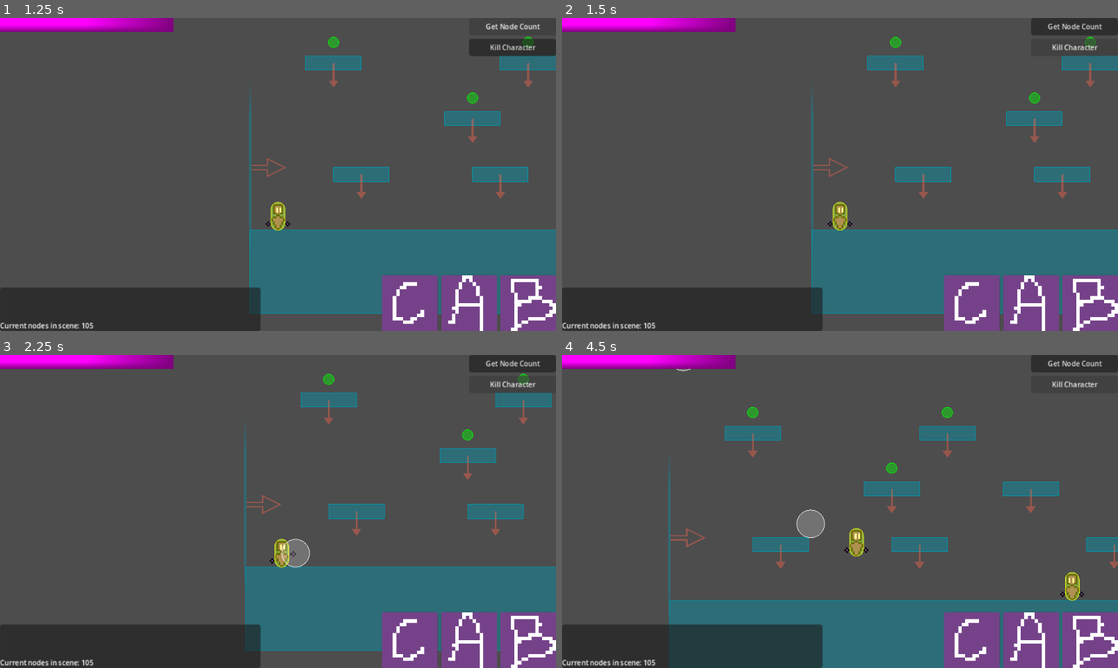
Above: before the commit, frames 1-4 (two rows, left to right).
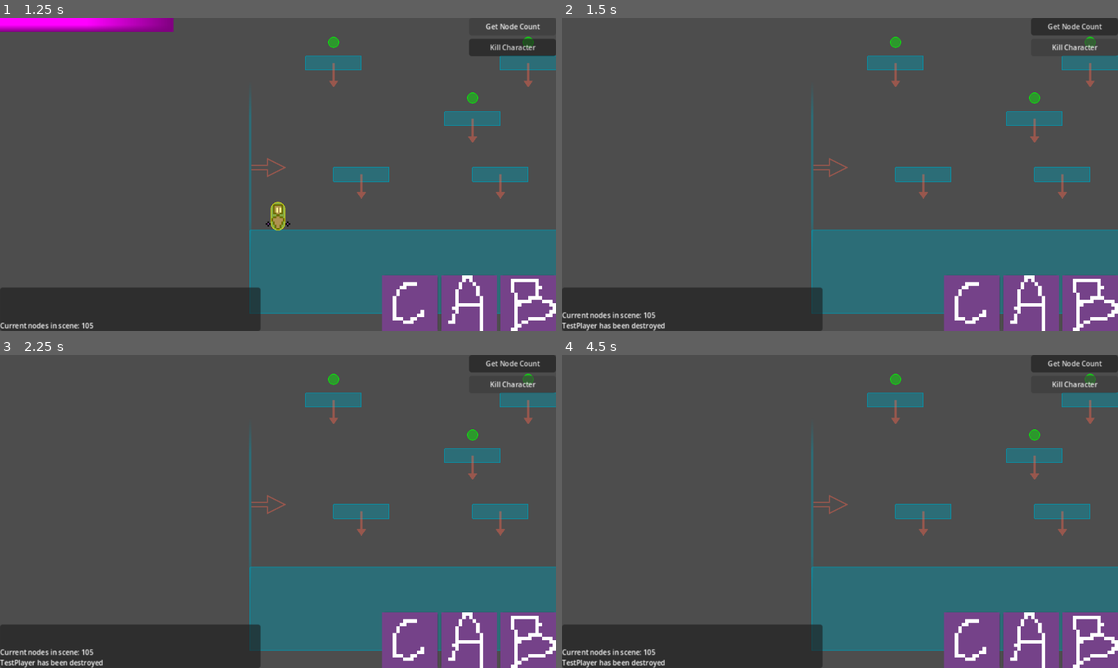
Above: after the commit, the same moments.

Repository: paruparo-dev/dreams-and-nightmares
Game: Godot game, scene res://src/core/Game.tscn
Two runs of this game, one before a commit and one after it. Both use one fixed random seed, a clock stepped at 60 frames per second and the inputs below.
Inputs:
- Up to frame 1 (1.25 s): click "Get Node Count" at 0.5 s
- Up to frame 2 (1.5 s): click "Kill Character" at 1.25 s
- Up to frame 3 (2.25 s): tap Enter at 2 s; hold D (MoveRight) from 2.03 s (still down); tap J (Attack) at 2.1 s
- Up to frame 4 (4.5 s): tap Space (Jump) at 2.27, 3.02 s; tap S (LookDown) at 2.85, 4.35 s; release D (MoveRight) at 3.53 s; hold A (MoveLeft) 3.53-4.28 s; tap J (Attack) at 3.6 s; hold D (MoveRight) from 4.28 s (still down)

Frame 1 is identical in both runs. In frame 2, 2.0% of the frame differs, in the area x 0-53%, y 0-100%; in frame 3, 3.9%; in frame 4, 18%, in the area x 0-100%, y 0-100%.
Error before the commit: Invalid call. Nonexistent function 'get_component' in base 'CharacterBody2D (TestPlayer)'. (res://src/debug/KillCharacterButton.gd:15)

Commit message:
feat: add `get_component` utility to `Character` and improve `ChasingState` target handling
- implemented `get_component` method in `Character.gd` for script-based node retrieval
- added null and deletion checks for `target` in `ChasingState.gd` to ensure state transitions

Diff:
--- a/src/characters/Character.gd
+++ b/src/characters/Character.gd
@@ -18,5 +18,13 @@
 	sprite.flip_h = face_direction < 1
 
 
+func get_component(type: Script) -> Node:
+	for child in get_children():
+		if child.get_script() == type:
+			return child
+
+	return null
+
+
 func _on_hit(_hitbox: HitboxComponent) -> void:
 	pass
--- a/src/states/characters/TestBot/ChasingState.gd
+++ b/src/states/characters/TestBot/ChasingState.gd
@@ -17,6 +17,9 @@
 
 
 func physics_update(_delta: float) -> void:
+	if target == null or target.is_queued_for_deletion():
+		request.emit("Wandering")
+
 	var offset : Vector2 = target.global_position - host.global_position
 	var distance : float = offset.length_squared()
 	var direction : int = sign(offset.x)
